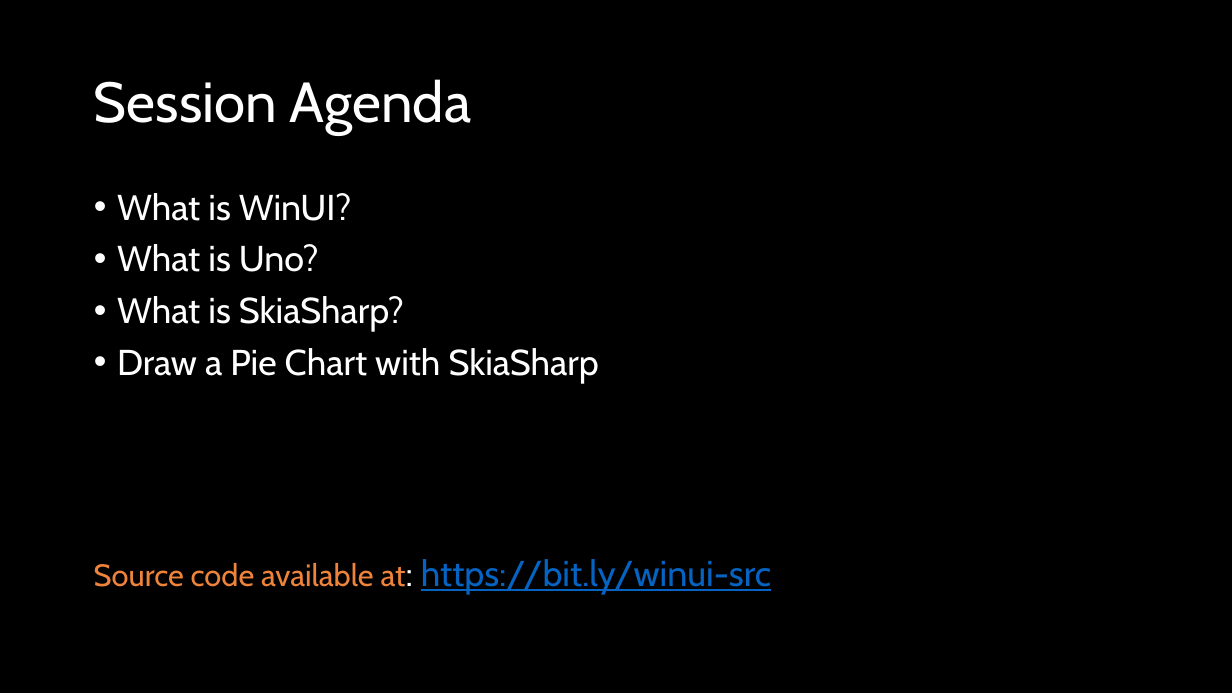
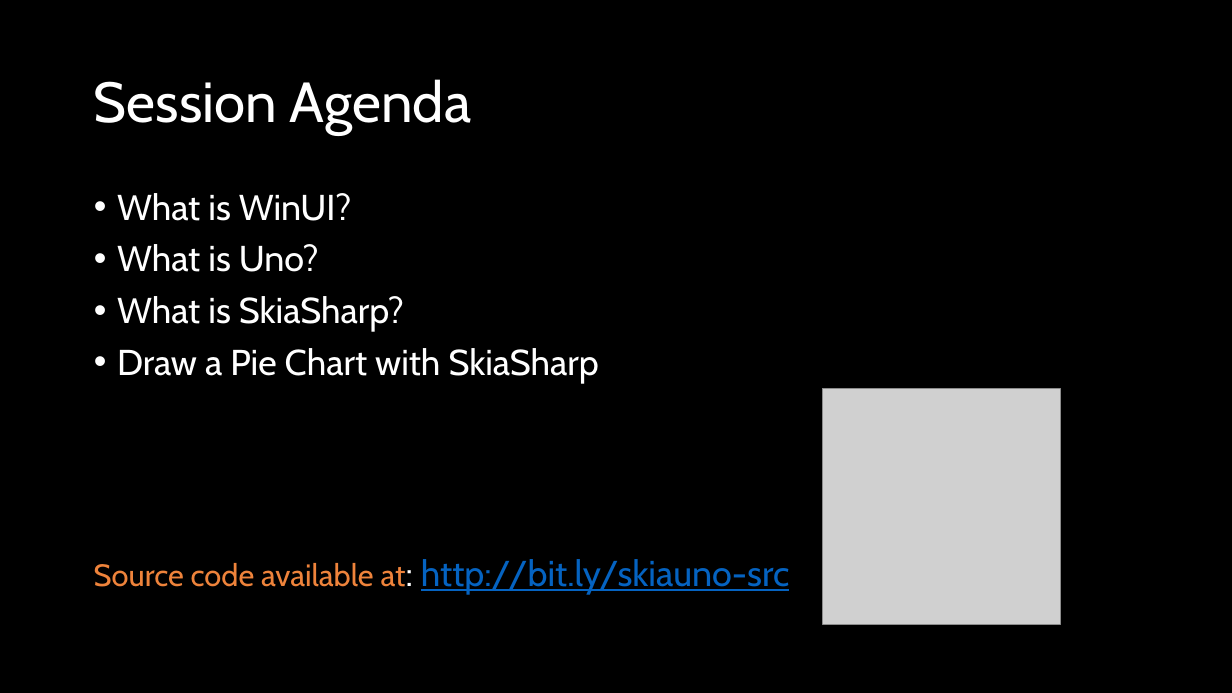
Before and after one commit to darenm/DDD-SkiaUno, a slide deck: slide 3 of Docs/DDD-2023-Oct-High-performance-graphics.pptx. Drawn at 1232x693 pixels with LibreOffice and Linux fonts; fonts in the diff are those of the drawing; grey boxes stand for pictures; background and template pictures are left out. Boxes give left, top, right and bottom in pixels: in the first picture for what was removed or moved away, otherwise in the second. Text is boxed around its words. In the diff, an @@ line names an element or a change of style, - is before the commit and + after.

```diff
--- a/Docs/DDD-2023-Oct-High-performance-graphics.pptx
+++ b/Docs/DDD-2023-Oct-High-performance-graphics.pptx
@@ picture added at [823, 388, 1061, 624] @@
@@ text at [94, 559, 789, 595]: text changed @@
-Source code available at: https://bit.ly/winui-src
+Source code available at: http://bit.ly/skiauno-src
```
Also in this commit, not shown: 2 other slides changed, 1 slide removed, 3 other files.
